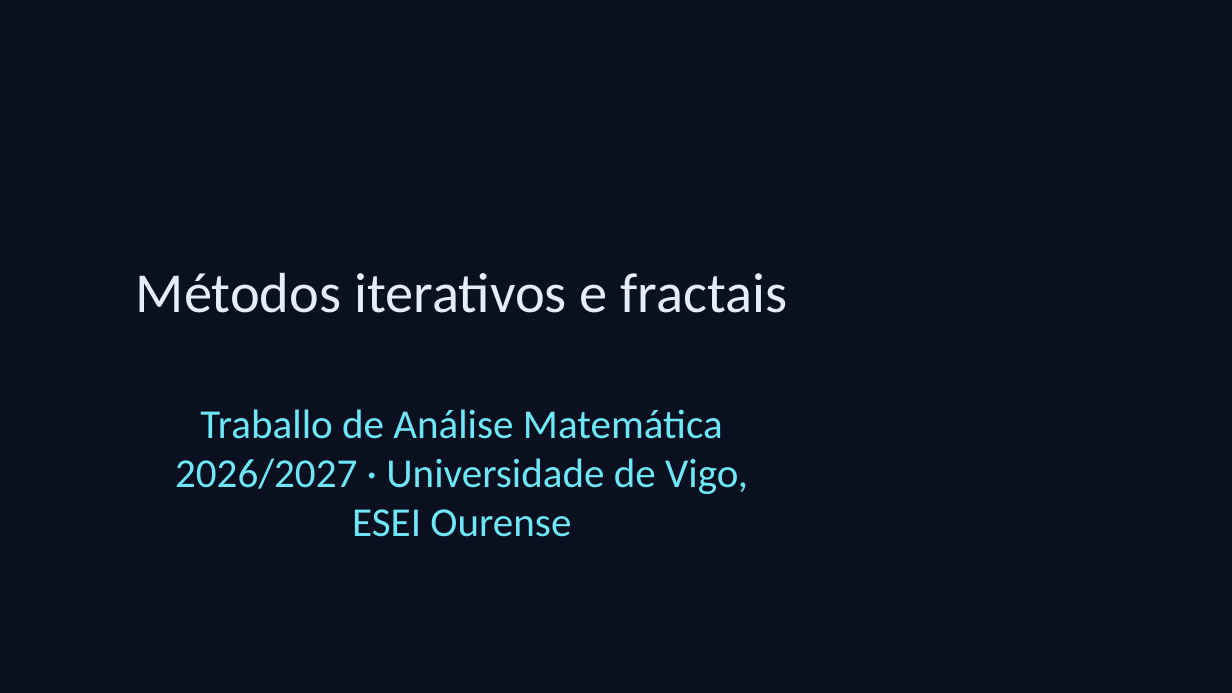
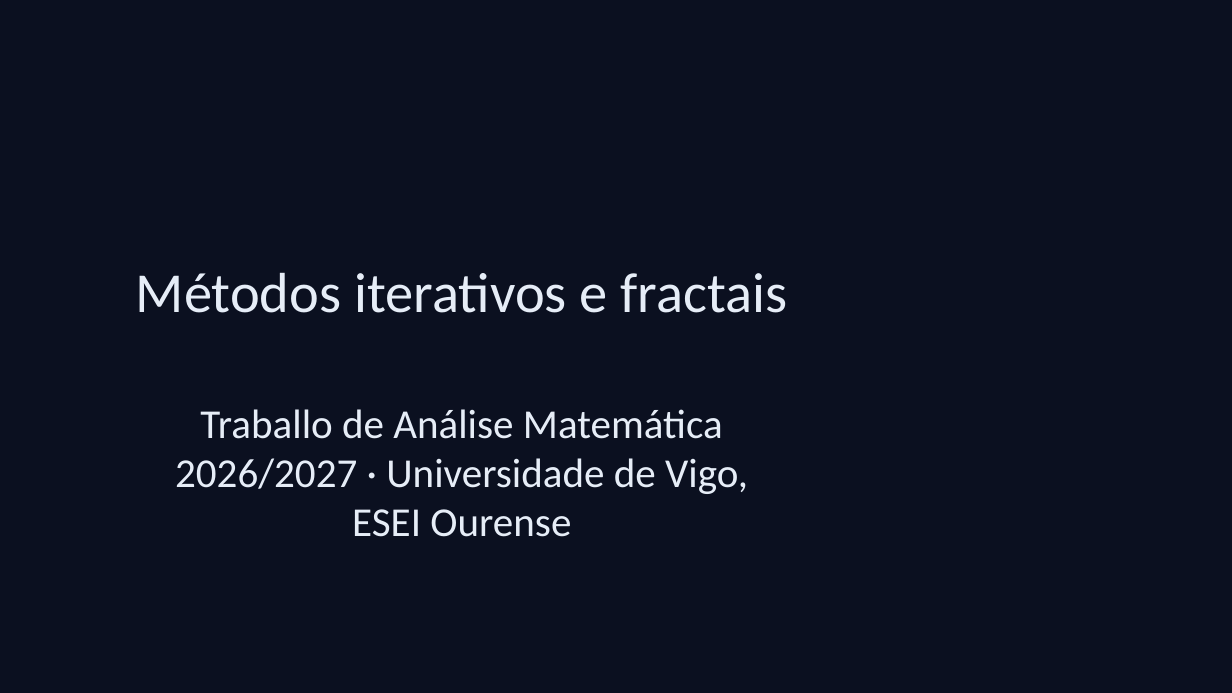
Before and after one commit to cosmord/AM_Fractales_2627, a slide deck: slide 1 of presentacion/presentacion.pptx. Drawn at 1232x693 pixels with LibreOffice and Linux fonts; fonts in the diff are those of the drawing. Boxes give left, top, right and bottom in pixels: in the first picture for what was removed or moved away, otherwise in the second. Text is boxed around its words. In the diff, an @@ line names an element or a change of style, - is before the commit and + after.

```diff
--- a/presentacion/presentacion.pptx
+++ b/presentacion/presentacion.pptx
@@ subtitle "Traballo de Análise Matemática 2026/2027 ..." at [175, 409, 748, 537]: text colour #6EE7F9 to #E6EDF7 @@
```
Also in this commit, not shown: 3 other slides changed, 27 other files.
